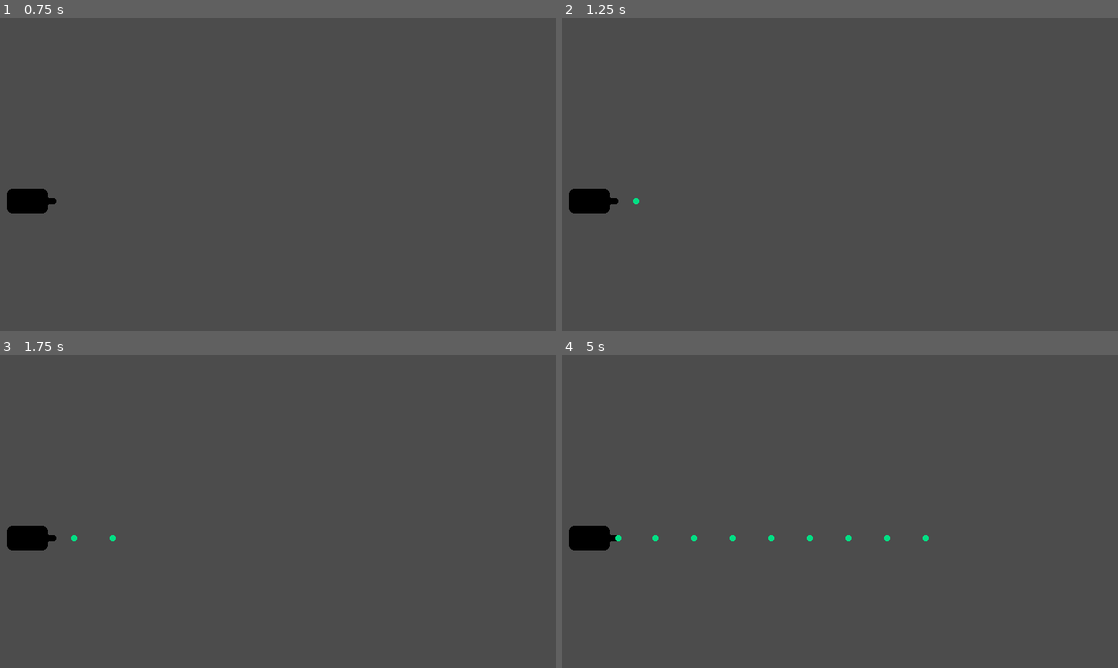
Above: before the commit, frames 1-4 (two rows, left to right).
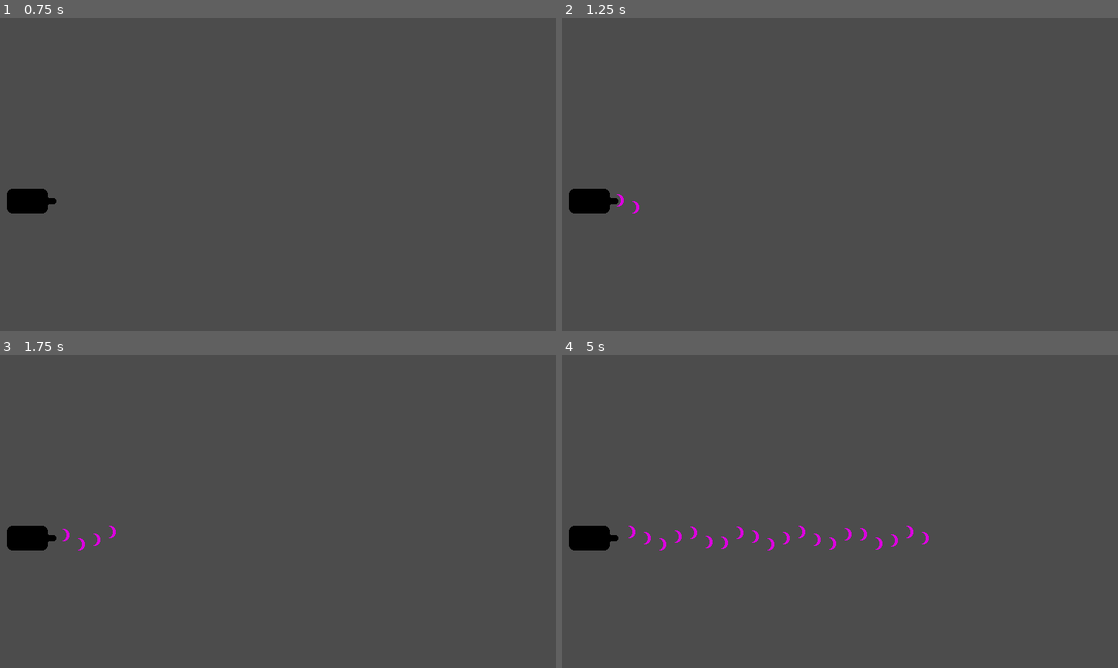
Above: after the commit, the same moments.

Repository: game-workers-cooperative/GGJ-2022
Game: Godot game, scene res://Main.tscn
Same seed, same stepped clock (60 frames per second), same inputs: the game is played once before the commit and once after it.
Inputs:
- Up to frame 1 (0.75 s): tap Enter at 0.5 s
- Up to frame 2 (1.25 s): no input
- Up to frame 3 (1.75 s): no input
- Up to frame 4 (5 s): no input

Frame 1 is identical in both runs. In frame 2, less than 0.1% of the frame differs, in the area x 9-14%, y 56-63%; in frame 3, 0.1%; in frame 4, 0.6%, in the area x 9-66%, y 54-63%.

Commit message:
tiny but important change to wave collision

Diff:
--- a/Main.tscn
+++ b/Main.tscn
@@ -8,3 +8,4 @@
 modulate = Color( 0, 0, 0, 1 )
 self_modulate = Color( 0, 0, 0, 1 )
 position = Vector2( 41, 237 )
+state = 1
--- a/Objects/Wave.tscn
+++ b/Objects/Wave.tscn
@@ -10,7 +10,7 @@
 [sub_resource type="Animation" id=2]
 length = 0.001
 tracks/0/type = "bezier"
-tracks/0/path = NodePath("CollisionShape2D:position:x")
+tracks/0/path = NodePath("Sprite:position:x")
 tracks/0/interp = 1
 tracks/0/loop_wrap = true
 tracks/0/imported = false
@@ -20,32 +20,12 @@
 "times": PoolRealArray( 0 )
 }
 tracks/1/type = "bezier"
-tracks/1/path = NodePath("CollisionShape2D:position:y")
+tracks/1/path = NodePath("Sprite:position:y")
 tracks/1/interp = 1
 tracks/1/loop_wrap = true
 tracks/1/imported = false
 tracks/1/enabled = true
 tracks/1/keys = {
-"points": PoolRealArray( 0, -0.25, 0, 0.25, 0 ),
-"times": PoolRealArray( 0 )
-}
-tracks/2/type = "bezier"
-tracks/2/path = NodePath("Sprite:position:x")
-tracks/2/interp = 1
-tracks/2/loop_wrap = true
-tracks/2/imported = false
-tracks/2/enabled = true
-tracks/2/keys = {
-"points": PoolRealArray( 0, -0.25, 0, 0.25, 0 ),
-"times": PoolRealArray( 0 )
-}
-tracks/3/type = "bezier"
-tracks/3/path = NodePath("Sprite:position:y")
-tracks/3/interp = 1
-tracks/3/loop_wrap = true
-tracks/3/imported = false
-tracks/3/enabled = true
-tracks/3/keys = {
 "points": PoolRealArray( 0, -0.25, 0, 0.25, 0 ),
 "times": PoolRealArray( 0 )
 }
@@ -74,26 +54,6 @@
 "points": PoolRealArray( 0, -0.125, -5.20179, 0.125, 5.20179, 8, -0.125, -0.161482, 0.125, 0.161482, 0, 0, 0.0166084, 0, -0.0166084, -8, -0.125, -0.0389614, 0.125, 0.0389614, 0, -0.125, -4.11138, 0.125, 4.11138 ),
 "times": PoolRealArray( 0, 0.25, 0.5, 0.75, 1 )
 }
-tracks/2/type = "bezier"
-tracks/2/path = NodePath("CollisionShape2D:position:x")
-tracks/2/interp = 1
-tracks/2/loop_wrap = true
-tracks/2/imported = false
-tracks/2/enabled = true
-tracks/2/keys = {
-"points": PoolRealArray( 0, -0.25, 0, 0.25, 0, 0, -0.25, 0, 0.25, 0, 0, -0.25, 0, 0.25, 0, 0, -0.25, 0, 0.25, 0, 0, -0.25, 0, 0.25, 0 ),
-"times": PoolRealArray( 0, 0.25, 0.5, 0.75, 1 )
-}
-tracks/3/type = "bezier"
-tracks/3/path = NodePath("CollisionShape2D:position:y")
-tracks/3/interp = 1
-tracks/3/loop_wrap = true
-tracks/3/imported = false
-tracks/3/enabled = true
-tracks/3/keys = {
-"points": PoolRealArray( 0, -0.25, 0, 0.25, 0, 8, -0.25, 0, 0.25, 0, 0, -0.25, 0, 0.25, 0, -8, -0.25, 0, 0.25, 0, 0, -0.25, 0, 0.25, 0 ),
-"times": PoolRealArray( 0, 0.25, 0.5, 0.75, 1 )
-}
 
 [node name="Wave" type="RigidBody2D"]
 script = ExtResource( 2 )
--- a/project.godot
+++ b/project.godot
@@ -10,7 +10,7 @@
 
 [application]
 
-config/name="dual"
+config/name="Wavicles"
 run/main_scene="res://Main.tscn"
 config/icon="res://icon.png"
 
